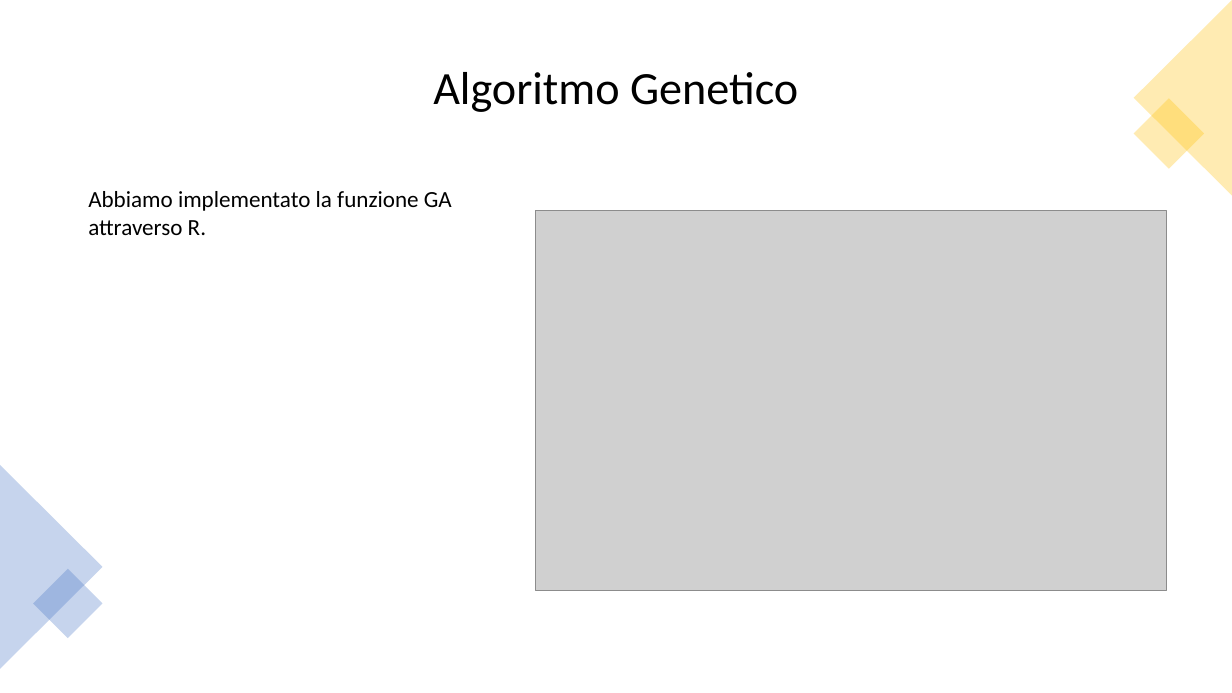
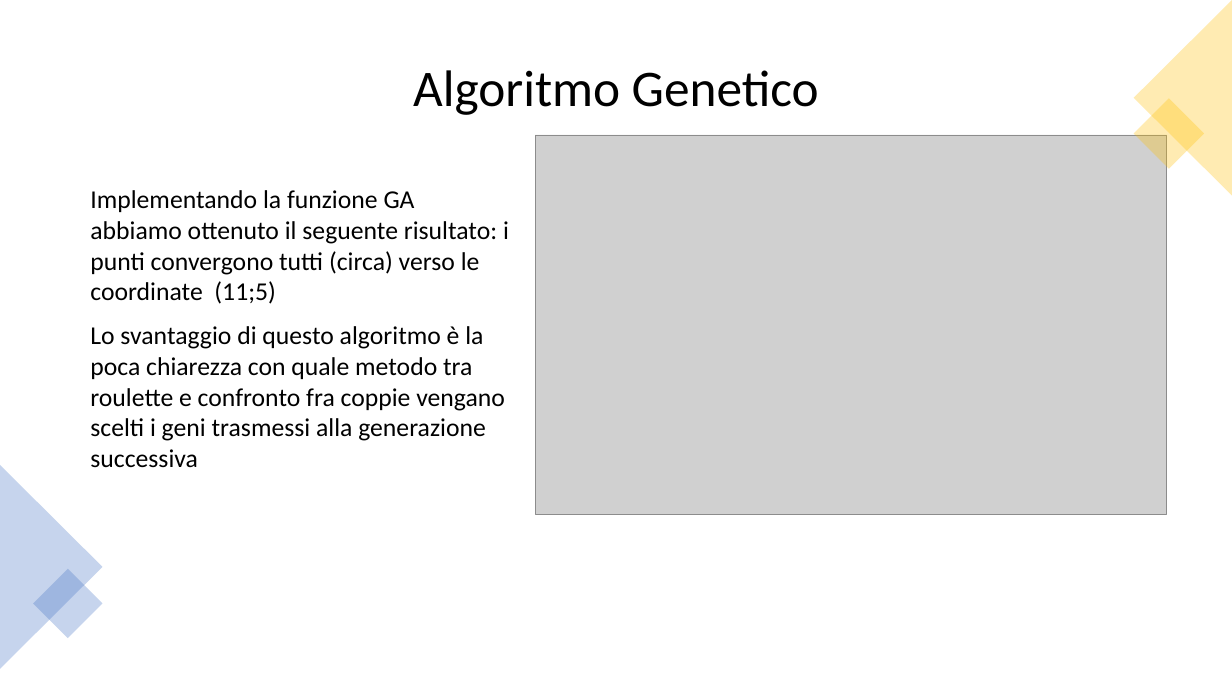
Before and after one commit to af20/mds_decision_making, a slide deck: slide 11 of R/Decision Making slides.pptx. Drawn at 1232x693 pixels with LibreOffice and Linux fonts; fonts in the diff are those of the drawing; grey boxes stand for pictures. Boxes give left, top, right and bottom in pixels: in the first picture for what was removed or moved away, otherwise in the second. Text is boxed around its words. In the diff, an @@ line names an element or a change of style, - is before the commit and + after.

```diff
--- a/R/Decision Making slides.pptx
+++ b/R/Decision Making slides.pptx
@@ title "Algoritmo Genetico" at <box>413,70,819,115</box>: size 36 to 40 pt @@
@@ picture: place and size @@
-picture at <box>535,211,1167,590</box>
+picture at <box>535,135,1167,514</box>
@@ text at <box>90,190,509,467</box>: text changed; size 18 to 20 pt @@
-Abbiamo implementato la funzione GA attraverso R.
+Implementando la funzione GA abbiamo ottenuto il seguente risultato: i punti convergono tutti (circa) verso le coordinate (11;5)
+Lo svantaggio di questo algoritmo è la poca chiarezza con quale metodo tra roulette e confronto fra coppie vengano scelti i geni trasmessi alla generazione successiva
```
Also in this commit, not shown: 8 other slides changed.
